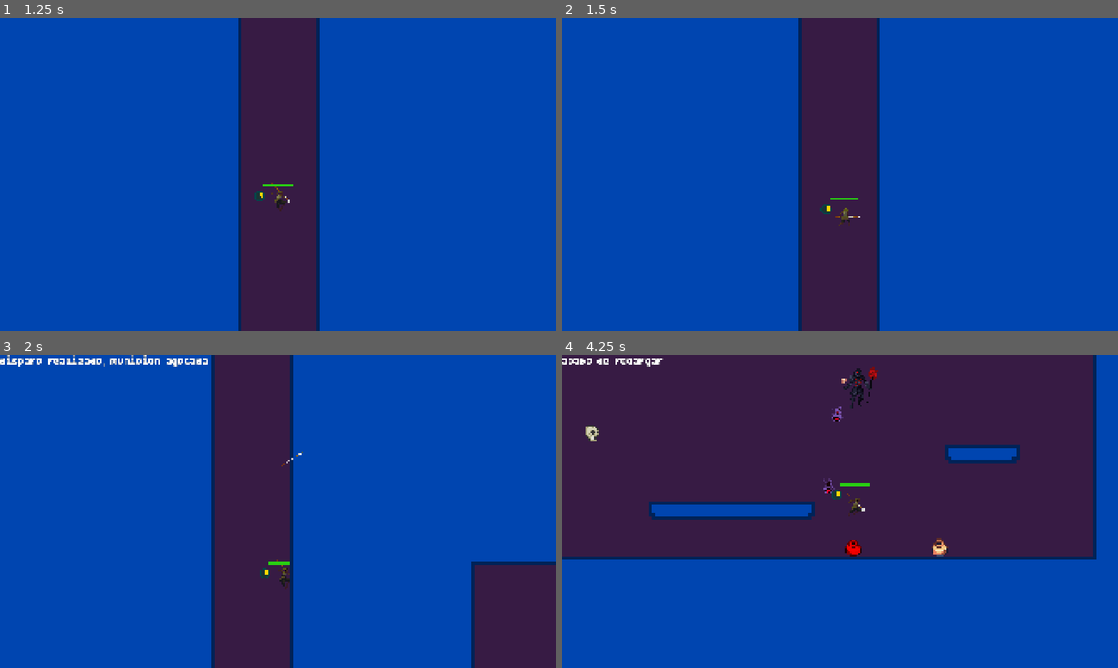
Above: before the commit, frames 1-4 (two rows, left to right).
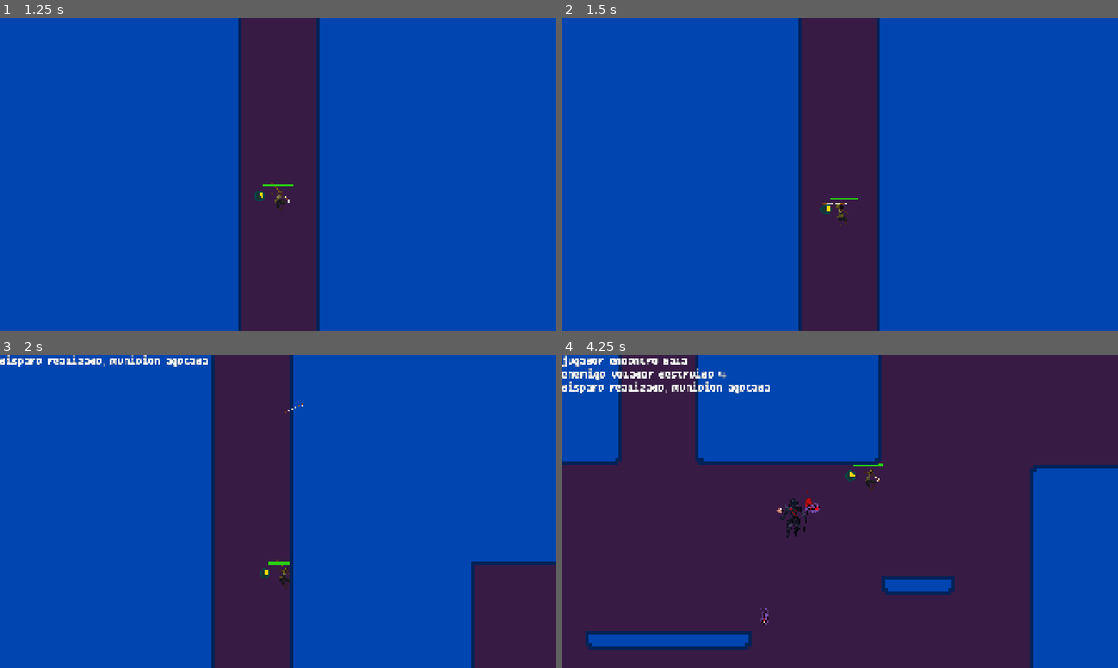
Above: after the commit, the same moments.

Repository: LastMarraketa/ChargerFeat
Game: Godot game, scene res://ui/main_menu.tscn
Two runs of this game, one before a commit and one after it. Both use one fixed random seed, a clock stepped at 60 frames per second and the inputs below. The engine's default icon, where the game draws it, is replaced by a stand-in: a white triangle on a blue panel in a dark square.
Inputs (mouse positions are in pixels of both pictures, inside the frame that each line leads up to):
- Up to frame 1 (1.25 s): click "Play Demo" at 0.5 s
- Up to frame 2 (1.5 s): move the mouse to (962, 158) at 1.27 s; hold D (move_right) from 1.28 s (still down); right-click (962, 158) at 1.35 s; click (962, 158) at 1.42 s
- Up to frame 3 (2 s): keep holding D (move_right); tap Space (jump) at 1.52 s
- Up to frame 4 (4.25 s): move the mouse to (728, 527) at 2.02 s; click (728, 527) at 2.1 s; tap Space (jump) at 2.27, 3.77 s; right-click (728, 527) at 2.3 s; move the mouse to (895, 442) at 2.77 s; release D (move_right) at 2.78 s; hold A (move_left) 2.78-3.53 s; right-click (895, 442) at 2.85 s; move the mouse to (812, 574) at 3.52 s; hold D (move_right) from 3.53 s (still down); tap Q (move_toward, bound only after the commit) at 3.6 s; click (812, 574) at 3.67 s; right-click (812, 574) at 3.8 s

Frame 1 is identical in both runs. In frame 2, 0.1% of the frame differs, in the area x 46-54%, y 59-67%; in frame 3, less than 0.1%; in frame 4, 53%, in the area x 0-100%, y 0-100%.

Commit message:
ajustes gameplay
se agrego tutorial
se agrego con presionar "Q" el modo "seguimiento"
se ajusto el deque de enemigos mediante slash
se agrego spawn de enemigos

Diff:
--- a/enemies/chasing_enemy.gd
+++ b/enemies/chasing_enemy.gd
@@ -10,10 +10,12 @@
 
 @onready var detection_area: Area2D = $DetectionArea
 @onready var health_component: HealthComponent = $HealthComponent
+@onready var time_to_kill_area_chasing_enemy: Area2D = $"time to kill area chasing enemy"
 
 func _ready() -> void:
 	detection_area.body_entered.connect(_on_body_entered)
 	detection_area.body_exited.connect(_on_body_exited)
+	time_to_kill_area_chasing_enemy.body_exited.connect(_on_time_to_kill_chasing_enemy)
 	health_component.died.connect(_on_died)
 
 func _physics_process(delta: float) -> void:
@@ -30,6 +32,11 @@
 
 	move_and_slide()
 
+func _on_time_to_kill_chasing_enemy(body: Node2D) -> void:
+	if (body is Player) and ( body.is_dashing_to_kill == true ):
+		queue_free()
+
+
 func _on_body_entered(body: Node2D) -> void:
 	if body is Player:
 		player = body
--- a/enemies/chasing_enemy.tscn
+++ b/enemies/chasing_enemy.tscn
@@ -17,6 +17,9 @@
 
 [sub_resource type="CircleShape2D" id="CircleShape2D_detect"]
 radius = 800.0
+
+[sub_resource type="CircleShape2D" id="CircleShape2D_fhohw"]
+radius = 77.00649
 
 [node name="ChasingEnemy" type="CharacterBody2D" unique_id=1024242327]
 collision_layer = 4
@@ -66,3 +69,9 @@
 script = ExtResource("5_3mpfr")
 health = 20
 max_health = 20
+
+[node name="time to kill area chasing enemy" type="Area2D" parent="." unique_id=1210835096]
+
+[node name="CollisionShape2D" type="CollisionShape2D" parent="time to kill area chasing enemy" unique_id=1664865272]
+position = Vector2(0, -2)
+shape = SubResource("CircleShape2D_fhohw")
--- a/enemies/enemigo_torreta.gd
+++ b/enemies/enemigo_torreta.gd
@@ -7,6 +7,10 @@
 @onready var fire_timer: Timer = $"fire timer"
 @onready var bullet_spawn: Marker2D = $"bullet spawn"
 @export var enemy_bullet_scene: PackedScene
+@onready var time_to_kill_area_turret: Area2D = $"time to kill area turret"
+
+@export var flying_mini_scene: PackedScene
+@onready var spawn_timer: Timer = $"spawn timer"
 
 #aca se guarda la posicion del jugador mientras esta dentro del area
 var player_ref: Player = null
@@ -14,6 +18,7 @@
 #usada en _on_player_exited/_on_player_detected para detectar
 var player_in_range: bool = false
 
+@warning_ignore("unused_parameter")
 func _physics_process(delta: float) -> void:
 	#if not is_on_floor():
 		#velocity.y += get_gravity().y * delta
@@ -27,8 +32,25 @@
 	#estas conectan las señales de las funciones _on_player_detected/_on_player_exited con el area 2D
 	detection_area.body_entered.connect(_on_player_detected)
 	detection_area.body_exited.connect(_on_player_exited)
+	time_to_kill_area_turret.body_entered.connect(_on_time_to_kill_turret)
 	#esta señal maneja el timer de disparo
 	fire_timer.timeout.connect(_disparar)
+	spawn_timer.timeout.connect(_spawn)
+
+
+func _spawn() -> void:
+	if not flying_mini_scene:
+		return
+	var spawn_mini = flying_mini_scene.instantiate()
+	get_parent().add_child(spawn_mini)
+	spawn_mini.global_position = global_position
+
+func _on_time_to_kill_turret(body: Node2D) -> void:
+	if (body is Player) and ( body.is_dashing_to_kill == true ):
+		queue_free()
+
+
+
 
 
 #le dice al area 2D que un jugador entro en su rango
--- a/enemies/enemigo_torreta.tscn
+++ b/enemies/enemigo_torreta.tscn
@@ -3,6 +3,7 @@
 [ext_resource type="Script" uid="uid://c6v2hvfk0gyew" path="res://enemies/enemigo_torreta.gd" id="1_gqaae"]
 [ext_resource type="Texture2D" uid="uid://dw6vke7hi1fmd" path="res://assets/sprites/Necromancer_creativekind-Sheet.png" id="2_dkneq"]
 [ext_resource type="PackedScene" uid="uid://bttm54od0jbgw" path="res://enemies/enemy_bullet.tscn" id="2_grk76"]
+[ext_resource type="PackedScene" uid="uid://b5mt6n1jpiuxm" path="res://enemies/flying_mini.tscn" id="3_cshgs"]
 
 [sub_resource type="RectangleShape2D" id="RectangleShape2D_svlwx"]
 size = Vector2(44, 55)
@@ -296,9 +297,15 @@
 [sub_resource type="RectangleShape2D" id="RectangleShape2D_grk76"]
 size = Vector2(63.61667, 33.383335)
 
+[sub_resource type="RectangleShape2D" id="RectangleShape2D_cshgs"]
+size = Vector2(185, 206)
+
 [node name="Enemigo_Torreta" type="CharacterBody2D" unique_id=223463695]
+collision_layer = 0
+collision_mask = 0
 script = ExtResource("1_gqaae")
 enemy_bullet_scene = ExtResource("2_grk76")
+flying_mini_scene = ExtResource("3_cshgs")
 metadata/_custom_type_script = "uid://w7d07qartkhd"
 
 [node name="Sprite2D" type="Sprite2D" parent="." unique_id=1278265857]
@@ -311,6 +318,7 @@
 [node name="CollisionShape2D" type="CollisionShape2D" parent="." unique_id=677920895]
 scale = Vector2(2.5, 2.5)
 shape = SubResource("RectangleShape2D_svlwx")
+disabled = true
 
 [node name="AnimationPlayer" type="AnimationPlayer" parent="." unique_id=1711797216]
 libraries/ = SubResource("AnimationLibrary_30mnd")
@@ -331,3 +339,13 @@
 
 [node name="bullet spawn" type="Marker2D" parent="." unique_id=1181341337]
 position = Vector2(-52, -20)
+
+[node name="time to kill area turret" type="Area2D" parent="." unique_id=1328355175]
+
+[node name="CollisionShape2D" type="CollisionShape2D" parent="time to kill area turret" unique_id=2023893624]
+position = Vector2(-1, -2)
+shape = SubResource("RectangleShape2D_cshgs")
+
+[node name="spawn timer" type="Timer" parent="." unique_id=430170974]
+wait_time = 3.0
+autostart = true
--- a/enemies/enemy_bullet.gd
+++ b/enemies/enemy_bullet.gd
@@ -1,5 +1,6 @@
 extends Area2D
 @onready var animation_player: AnimationPlayer = $AnimationPlayer
+@onready var time_to_kill_area_enemy_bullet: Area2D = $"time to kill area enemy bullet"
 
 @export var speed: float = 500.0 #velocidad de la bala
 var direction: Vector2 = Vector2.RIGHT
@@ -9,13 +10,17 @@
 	# Conectamos la señal de colisión con cuerpos físicos (TileMaps, StaticBodies, etc.)
 	body_entered.connect(_on_body_entered)
 	area_entered.connect(_on_area_entered)
-
+	time_to_kill_area_enemy_bullet.body_entered.connect(_on_time_to_kill_enemy_bullet)
 # Called every frame. 'delta' is the elapsed time since the previous frame.
 func _process(delta: float) -> void:
 
 	global_position += direction * speed * delta
 
 	animation_player.play("firing")
+
+func _on_time_to_kill_enemy_bullet(body: Node2D) -> void:
+	if (body is Player) and ( body.is_dashing_to_kill == true ):
+		queue_free()
 
 func _on_body_entered(body:Node2D)->void:
 	if body is Player :
--- a/enemies/enemy_bullet.tscn
+++ b/enemies/enemy_bullet.tscn
@@ -91,6 +91,9 @@
 &"firing": SubResource("Animation_45xi0")
 }
 
+[sub_resource type="CircleShape2D" id="CircleShape2D_qadii"]
+radius = 35.510563
+
 [node name="enemy bullet" type="Area2D" unique_id=255558512]
 script = ExtResource("1_qadii")
 
@@ -106,3 +109,8 @@
 
 [node name="AnimationPlayer" type="AnimationPlayer" parent="." unique_id=505343893]
 libraries/ = SubResource("AnimationLibrary_xnav5")
+
+[node name="time to kill area enemy bullet" type="Area2D" parent="." unique_id=1101931811]
+
+[node name="CollisionShape2D" type="CollisionShape2D" parent="time to kill area enemy bullet" unique_id=531165785]
+shape = SubResource("CircleShape2D_qadii")
--- a/enemies/flying_mini.gd
+++ b/enemies/flying_mini.gd
@@ -1,7 +1,7 @@
 extends CharacterBody2D
 
 
-@export var move_speed = 120.0
+@export var move_speed = 400.0
 @export var accel = 8.0
 @export var patrol_radius = 60.0
 @export var patrol_speed = 50.0
@@ -19,6 +19,8 @@
 @onready var sprite: AnimatedSprite2D = $Pivot/AnimatedSprite2D
 @onready var health_component: HealthComponent = $HealthComponent
 @onready var hitbox: HitboxComponent = $HitboxComponent
+@onready var time_to_kill_area_flyingmini: Area2D = $"time to kill area flyingmini"
+var player_flying_mini: Player = null
 
 func _ready() -> void:
 	patrol_origin = global_position
@@ -29,9 +31,26 @@
 
 	detect_area.body_entered.connect(_on_body_entered)
 	detect_area.body_exited.connect(_on_body_exited)
-
+	time_to_kill_area_flyingmini.body_entered.connect(_on_time_to_kill_flyingmini)
+	time_to_kill_area_flyingmini.area_entered.connect(_on_just_slashed)
 	health_component.died.connect(_on_enemy_died)
 	sprite.play("default")
+
+func _on_time_to_kill_flyingmini(body: Node2D) -> void:
+	if (body is Player) and ( body.is_dashing_to_kill == true ):
+		queue_free()
+
+func _on_just_slashed(area: Area2D) -> void:
+	if area is Slash:
+		#ojo, aca la referencia a player no es null como dice arriba
+		#la referencia a player es guardada por enemigo torreta cuando
+		#cuando este observa que entran a su area, guarda estos datos de player y "comunica"
+		if player:
+			player.balas_destruidas += 2
+			Debug.log("enemigo volador destruido " + str(player.balas_destruidas))
+		queue_free()
+
+
 
 func _physics_process(delta: float) -> void:
 	match state:
--- a/enemies/flying_mini.tscn
+++ b/enemies/flying_mini.tscn
@@ -53,7 +53,10 @@
 height = 32.0
 
 [sub_resource type="CircleShape2D" id="CircleShape2D_3divn"]
-radius = 450.0
+radius = 4006.0781
+
+[sub_resource type="CircleShape2D" id="CircleShape2D_vhu85"]
+radius = 53.15073
 
 [node name="FlyingMini" type="CharacterBody2D" unique_id=960461749]
 script = ExtResource("1_vhu85")
@@ -68,6 +71,7 @@
 
 [node name="CollisionShape2D" type="CollisionShape2D" parent="." unique_id=1647098013]
 shape = SubResource("CircleShape2D_wg47x")
+disabled = true
 
 [node name="HitboxComponent" type="Area2D" parent="." unique_id=1230931413]
 collision_layer = 2
@@ -101,3 +105,8 @@
 
 [node name="CollisionShape2D" type="CollisionShape2D" parent="DetectionArea" unique_id=1670068844]
 shape = SubResource("CircleShape2D_3divn")
+
+[node name="time to kill area flyingmini" type="Area2D" parent="." unique_id=961587152]
+
+[node name="CollisionShape2D" type="CollisionShape2D" parent="time to kill area flyingmini" unique_id=960782277]
+shape = SubResource("CircleShape2D_vhu85")
--- a/levels/demo_level.tscn
+++ b/levels/demo_level.tscn
@@ -179,6 +179,22 @@
 
 [node name="DemoLevel" type="Node2D" unique_id=2146360627]
 
+[node name="tutorial canvas layer" type="CanvasLayer" parent="." unique_id=623325674]
+follow_viewport_enabled = true
+
+[node name="Label" type="Label" parent="tutorial canvas layer" unique_id=586047863]
+offset_left = 1182.0
+offset_top = 2647.0
+offset_right = 2349.0
+offset_bottom = 2869.0
+text = "TUTORIAL:
+CLICK izquierdo= SLASH ATTACK (elimina balas y calaveras)
+CLICK derecho= LAZAR FLECHA
+LETRA \"Q\" = activa modo SEGUIMIENTO, va a seguir siempre la ultima flecha viva
+(nota: la flecha muere al lanzar otra, o al acercarse a recogerla)
+(nota2: al lanzar otra flecha justo al arribar a un terreno, el jugador queda enganchado)
+LETRA \"E\" = DASH ATTACK (borra todo lo que toca, y el jugador no recibe daño durante)"
+
 [node name="Sprite2D" type="Sprite2D" parent="." unique_id=1494829784]
 position = Vector2(893.5, 1666)
 scale = Vector2(4.942969, 4.986111)
--- a/player/bullet.gd
+++ b/player/bullet.gd
@@ -19,7 +19,7 @@
 
 
 
-@export var speed: float = 1000.0 #velocidad de la bala
+@export var speed: float = 3000.0 #velocidad de la bala
 var esta_pegado: bool = false  #variable de si esta pegado a algo, por defecto es falso
 
 func _ready() -> void:
--- a/player/bullet.tscn
+++ b/player/bullet.tscn
@@ -74,6 +74,7 @@
 shape = SubResource("CapsuleShape2D_42du2")
 
 [node name="deteccion" type="Area2D" parent="." unique_id=184515521]
+scale = Vector2(1.588756, 3.4025815)
 
 [node name="CollisionShape2D" type="CollisionShape2D" parent="deteccion" unique_id=1162525545]
 position = Vector2(1.3403795, -1.8497901)
--- a/player/player.gd
+++ b/player/player.gd
@@ -20,6 +20,7 @@
 @export var impact_threshold = 1400
 @export var melee_attack_scene: PackedScene # <-- Asigna aquí la escena del SLASH
 var is_attacking_melee: bool = false        # <-- Nueva variable de control visual para SLASH
+@onready var hurtbox_component: HurtboxComponent = $HurtboxComponent
 
 
 var is_dashing_to_kill: bool = false   #variable para manejar el dash poderoso
@@ -40,7 +41,7 @@
 var max_health = 30
 var health = 30
 var _was_on_floor: bool = false
-var ammo: bool = true
+#var ammo: bool = true
 var bala_viva = null
 var gas: bool = false #para impulsarse en el aire
 var moving = false
@@ -156,6 +157,7 @@
 		if global_position.distance_to(dash_origin) >= dash_distance:
 			is_dashing_to_kill = false
 			velocity = Vector2.ZERO
+			hurtbox_component.set_deferred("monitoring", true)
 
 
 	if Input.is_action_just_pressed("move_toward"):
@@ -165,8 +167,8 @@
 	if target_marker and moving:
 		var marker_direction = global_position.direction_to(target_marker.global_position)
 		velocity = marker_direction * 3 * speed
-		if global_position.distance_to(target_marker.global_position) < 70:
-			moving = false
+		#if global_position.distance_to(target_marker.global_position) < 70:
+			#moving = false
 
 	var move_input = Input.get_axis("move_left", "move_right")
 	velocity.x = move_toward(velocity.x, move_input * speed, acceleration * delta)
@@ -198,20 +200,20 @@
 	#si no tiene municion (ammo==false) y quiere disparar, elimina el terrenobala existente y recarga
 
 	if has_spear and not firing and not is_attacking_melee and Input.is_action_just_pressed("fire"):
-		if ammo==true:
+		#if ammo==true:
 			animation_tree["parameters/fire/request"] = AnimationNodeOneShot.ONE_SHOT_REQUEST_FIRE
 			pivot.scale.x = sign(get_global_mouse_position().x - global_position.x)
-		else:
-			if is_instance_valid(bala_viva):
+		#else:
+			#if is_instance_valid(bala_viva):
 				#free_marker.emit()
-				bala_viva.queue_free()
-			Debug.log("acabo de recargar")
+				#bala_viva.queue_free()
+			#Debug.log("acabo de recargar")
 			#ammo=true
-			moving = false
+			#moving = false
 
 	if not is_instance_valid(bala_viva):
 		target_marker = null
-		ammo = true
+		#ammo = true
 
 #################################################################################
 #################################################################################
@@ -257,6 +259,10 @@
 func fire() -> void:
 	if not bullet_scene:
 		Debug.log("me olvido poner la bala · 0 ·)>")
+
+	if is_instance_valid(bala_viva): #esto elimina toda bala al disparar
+		bala_viva.queue_free() #asi no hay que recargar pero siempre hay 1 sola bala viva
+
 	bala_viva = bullet_scene.instantiate() #instancia desde otra escena (copia temporal en esta escena)
 	get_parent().add_child(bala_viva) #añade bala_viva como hijo del jugador
 	bala_viva.global_position = bullet_spawn_marker.global_position #la posiciona en un punto (spawn)
@@ -264,7 +270,7 @@
 	var mouse_direction = bullet_spawn_marker.global_position.direction_to(get_global_mouse_position())
 	bala_viva.global_rotation = mouse_direction.angle()
 	#establece que se gasto la municion en crear la bala_viva (parte del loop)
-	ammo=false
+	#ammo=false
 
 	Debug.log("disparo realizado, municion agotada")
 #################################################################################
@@ -314,6 +320,7 @@
 #SISTEMA DE DASH_ATTACK (ataque melee) la funcion que llama al melee atack
 func _execute_dash_attack() -> void:
 	is_dashing_to_kill = true
+	hurtbox_component.set_deferred("monitoring", false)
 	var mouse_dir = global_position.direction_to(get_global_mouse_position())
 	velocity = mouse_dir * 5000
 	dash_origin = global_position
--- a/player/player.tscn
+++ b/player/player.tscn
@@ -446,7 +446,7 @@
 [sub_resource type="AnimationNodeOneShot" id="AnimationNodeOneShot_ivps1"]
 
 [sub_resource type="AnimationNodeBlendTree" id="AnimationNodeBlendTree_bwjto"]
-graph_offset = Vector2(-702.96063, 63.571045)
+graph_offset = Vector2(-697.6236, 596.175)
 nodes/movement/node = ExtResource("7_nvl01")
 nodes/movement/position = Vector2(-440, 60)
 nodes/fire/node = SubResource("AnimationNodeOneShot_ivps1")
@@ -467,8 +467,6 @@
 
 [node name="Player" type="CharacterBody2D" unique_id=111671453]
 position = Vector2(3, 1)
-collision_layer = 129
-collision_mask = 17
 script = ExtResource("1_onrkg")
 jump_speed = 500
 acceleration = 1000
@@ -487,7 +485,7 @@
 parameters/fire/active = false
 parameters/fire/internal_active = false
 parameters/fire/request = 0
-parameters/TimeScale/scale = 2.0
+parameters/TimeScale/scale = 4.0
 
 [node name="Pivot" type="Node2D" parent="." unique_id=906795973]
 
--- a/project.godot
+++ b/project.godot
@@ -99,12 +99,12 @@
 }
 secondary_fire={
 "deadzone": 0.2,
-"events": [Object(InputEventKey,"resource_local_to_scene":fa …(120 unchanged characters)… essed":false,"pressed":false,"keycode":81,"physical_keycode":0,"key_label":0,"unicode":113,"location":0,"echo":false,"script":null)
+"events": [Object(InputEventKey,"resource_local_to_scene":fa …(120 unchanged characters)… essed":false,"pressed":false,"keycode":84,"physical_keycode":0,"key_label":0,"unicode":116,"location":0,"echo":false,"script":null)
 ]
 }
 move_toward={
 "deadzone": 0.2,
-"events": [Object(InputEventKey,"resource_local_to_scene":fa …(141 unchanged characters)… ":false,"keycode":0,"physical_keycode":84,"key_label":0,"unicode":116,"location":0,"echo":false,"script":null)
+"events": [Object(InputEventKey,"resource_local_to_scene":fa …(141 unchanged characters)… ":false,"keycode":0,"physical_keycode":81,"key_label":0,"unicode":113,"location":0,"echo":false,"script":null)
 ]
 }
 toggle_shield={
Not shown: 1 places in levels/demo_level.tscn that only renumber resources
